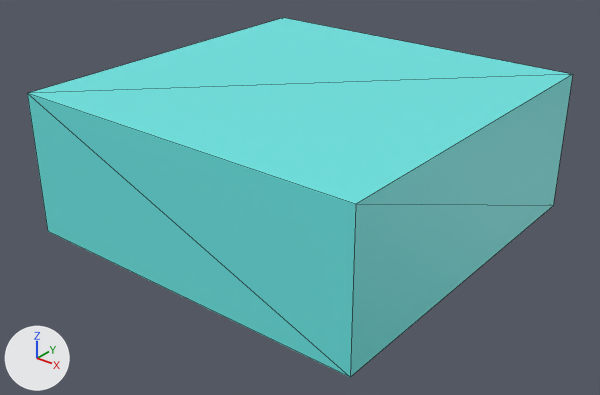
Two versions of the glTF model resources/models/barrier.glb, one commit apart.
Camera for both pictures: a 50 mm lens placed at (2.59, -3.32, 1.77), pointed at (0.03, -0.11, -0.22). Arrows for +X, +Y and +Z are at lower left; the lights stay in place. Mesh edges are drawn as thin lines. Vertices at the same position are counted once.
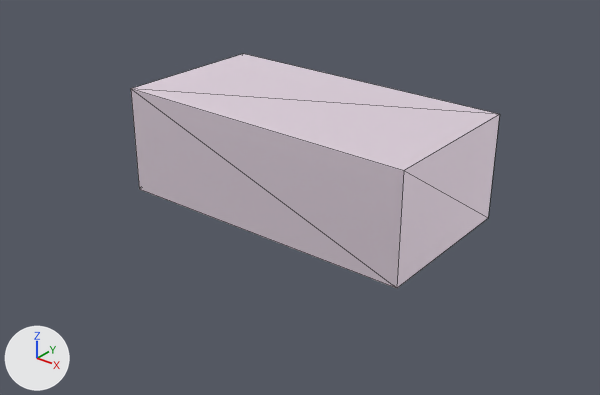
Commit message: implement barrier hits

Changed parts and their boxes (x1, y1, x2, y2) in the pictures (600 x 395 px; the box of a moved part takes in the faces that stretch with it):
'Cube', recoloured, reshaped, rescaled (32% narrower, 35% shorter): before (27, 18, 573, 377); after (131, 54, 500, 288)
part 1 of me_cube, moved or reshaped: before (27, 18, 573, 377); after (131, 54, 499, 288)

The change, as a diff of the scene's bpy script:
```diff
--- a/resources/models/barrier.glb.py
+++ b/resources/models/barrier.glb.py
@@ mat_material @@
 n0 = _N.new('ShaderNodeBsdfPrincipled'); n0.name = 'Principled BSDF'
-n0.inputs[0].default_value = (0.147, 0.803, 0.781, 1.0)  # 'Base Color', cyan #6be7e5
+n0.inputs[1].default_value = 0.839  # 'Metallic'
+n0.inputs[2].default_value = 0.68  # 'Roughness'
 n1 = _N.new('ShaderNodeOutputMaterial'); n1.name = 'Material Output'
+n2 = _N.new('ShaderNodeMix'); n2.name = 'Mix'
+n2.data_type = 'RGBA'
+n2.blend_type = 'MULTIPLY'
+n2.inputs[0].default_value = 1.0  # 'Factor'
+n2.inputs[7].default_value = (0.964, 0.86, 0.947, 1.0)  # 'B', white #fbeff9
+n3 = _N.new('ShaderNodeVertexColor'); n3.name = 'Color Attribute'
 _L.new(n0.outputs[0], n1.inputs[0])  # 'BSDF' to 'Surface'
+_L.new(n2.outputs[2], n0.inputs[0])  # 'Result' to 'Base Color'
+_L.new(n3.outputs[0], n2.inputs[6])  # 'Color' to 'A'
@@ me_cube @@
 # used by ob_cube; location = (0.0, 0.0, 0.0); scale = (1.02, 1.02, 0.398)
-me_cube.from_pydata(...)  # 8 vertices, 12 faces; spans x -1.0..1.0, y -1.0..1.0, z -1.0..1.0
-me_cube.vertices[6].co = (-1.0, -1.0, 1.0)  # pixel (27, 93)
-me_cube.vertices[7].co = (-1.0, -1.0, -1.0)  # pixel (47, 231)
+me_cube.from_pydata(...)  # 8 vertices, 12 faces; spans x -1.01..1.0, y -1.02..1.0, z -1.03..1.02
+# me_cube part 1
+me_cube.vertices[6].co = (-1.01, -1.01, 1.02)  # pixel (130, 88)
+me_cube.vertices[7].co = (-1.01, -1.02, -1.03)  # pixel (139, 189)
+# me_cube part 2: vertex colours changed
 me_cube.materials.append(mat_material)
@@ ob_cube @@
 ob_cube.location = (0.0, 0.0, 0.0)
-ob_cube.scale = (1.02, 1.02, 0.398)
+ob_cube.scale = (0.88, 0.455, 0.299)
```
